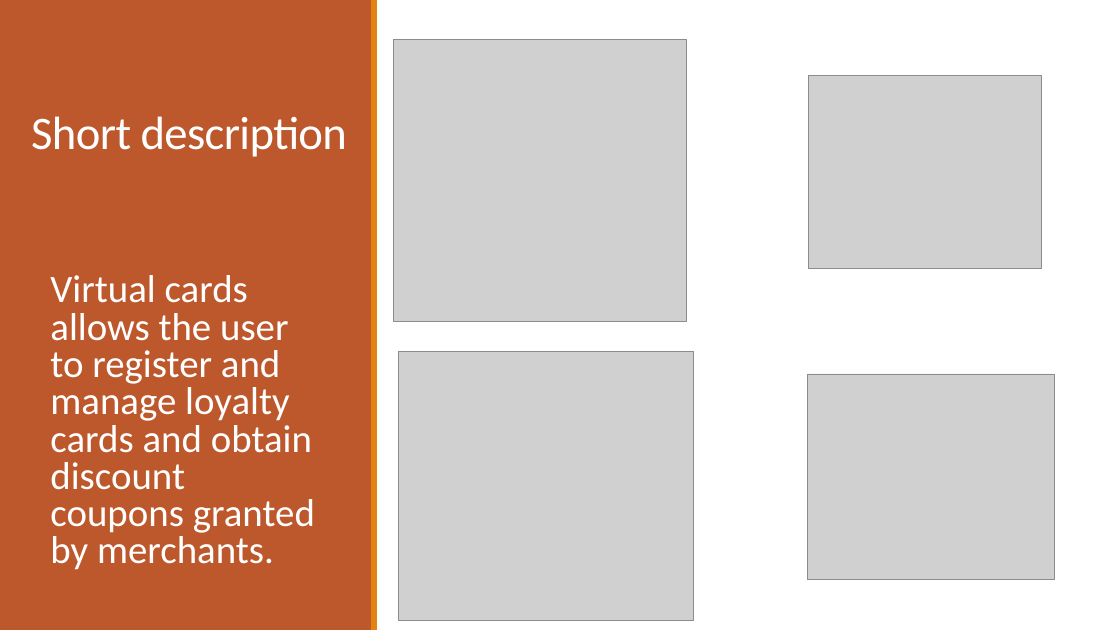
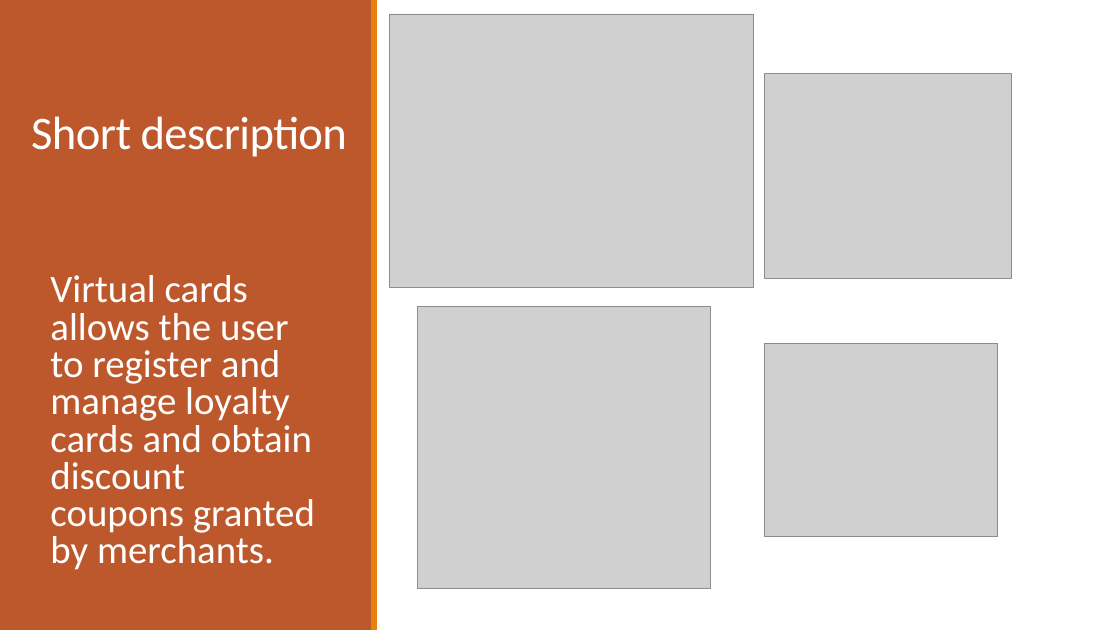
Before and after one commit to corinaradu/siit-testing, a slide deck: slide 2 of final-project/virtual-cards.pptx. Drawn at 1120x630 pixels with LibreOffice and Linux fonts; fonts in the diff are those of the drawing; grey boxes stand for pictures. Boxes give left, top, right and bottom in pixels: in the first picture for what was removed or moved away, otherwise in the second. Text is boxed around its words. In the diff, an @@ line names an element or a change of style, - is before the commit and + after.

```diff
--- a/final-project/virtual-cards.pptx
+++ b/final-project/virtual-cards.pptx
@@ picture added at (x1=390, y1=14, x2=754, y2=287) @@
@@ picture moved from (x1=807, y1=374, x2=1054, y2=579) to (x1=765, y1=73, x2=1012, y2=278) @@
@@ picture moved from (x1=393, y1=40, x2=686, y2=322) to (x1=418, y1=307, x2=711, y2=588) @@
@@ picture removed at (x1=399, y1=352, x2=694, y2=620) @@
@@ picture moved from (x1=809, y1=76, x2=1043, y2=269) to (x1=765, y1=343, x2=998, y2=536) @@
```
Also in this commit, not shown: 1 other slide changed, 3 slides added, 55 other files.
